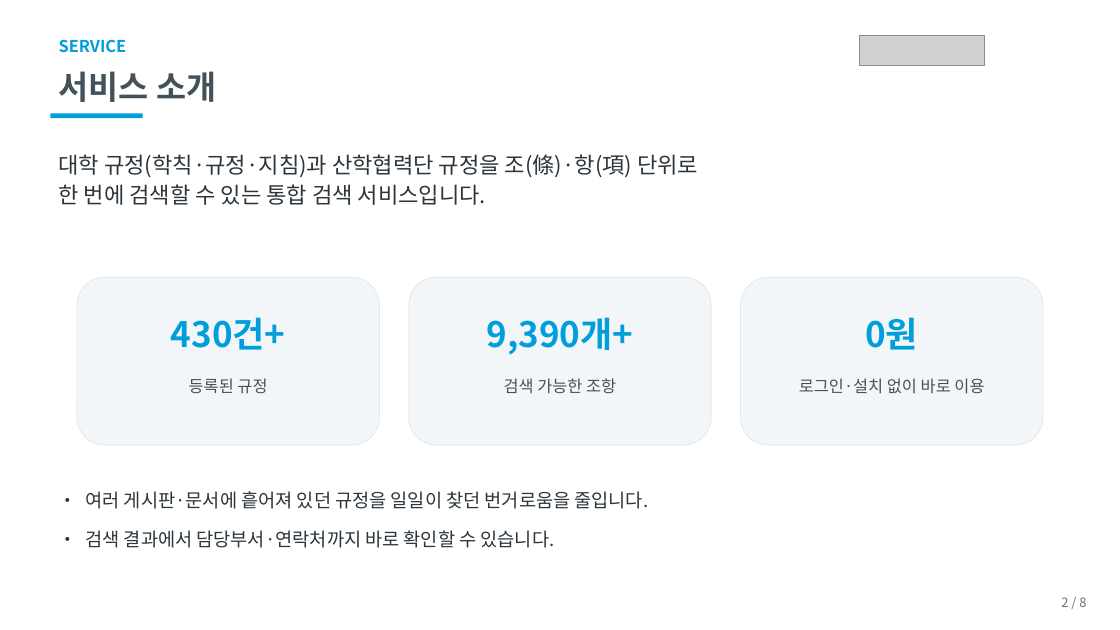
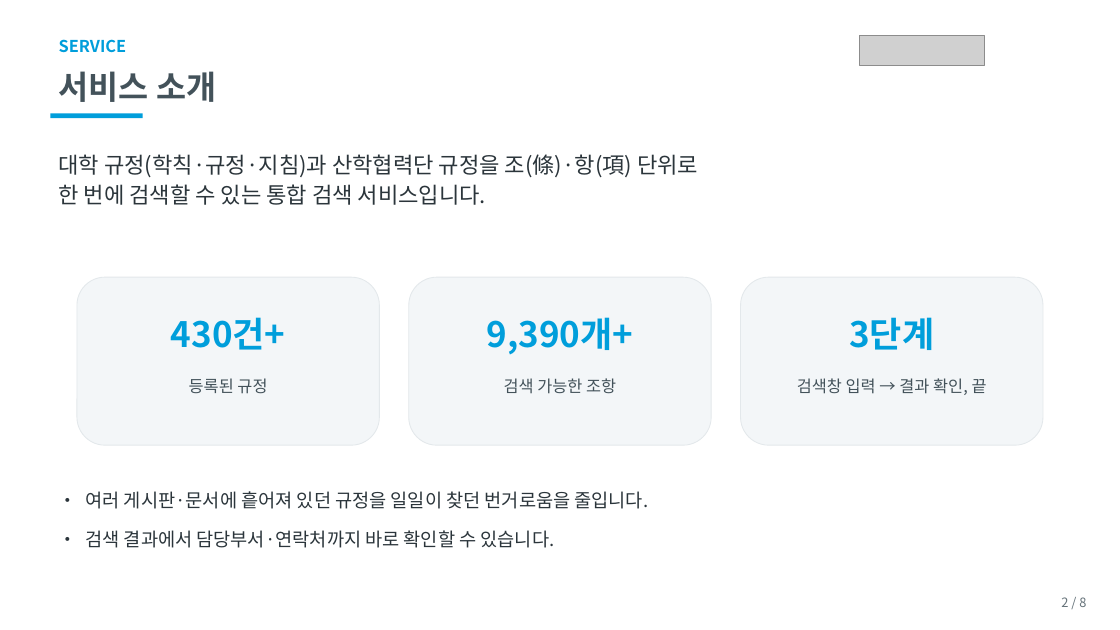
Before and after one commit to sjdisj1895-svg/Academic_Regulations_AIProject, a slide deck: slide 2 of 경상국립대학교_규정통합검색_사용자안내.pptx. Drawn at 1120x630 pixels with LibreOffice and Linux fonts; fonts in the diff are those of the drawing; grey boxes stand for pictures. Boxes give left, top, right and bottom in pixels: in the first picture for what was removed or moved away, otherwise in the second. Text is boxed around its words. In the diff, an @@ line names an element or a change of style, - is before the commit and + after.

```diff
--- a/경상국립대학교_규정통합검색_사용자안내.pptx
+++ b/경상국립대학교_규정통합검색_사용자안내.pptx
@@ text at (x1=849, y1=317, x2=934, y2=350): text changed @@
-0원
+3단계
@@ text at (x1=797, y1=378, x2=987, y2=395): text changed @@
-로그인·설치 없이 바로 이용
+검색창 입력 → 결과 확인, 끝
```
Also in this commit, not shown: 2 other files.
